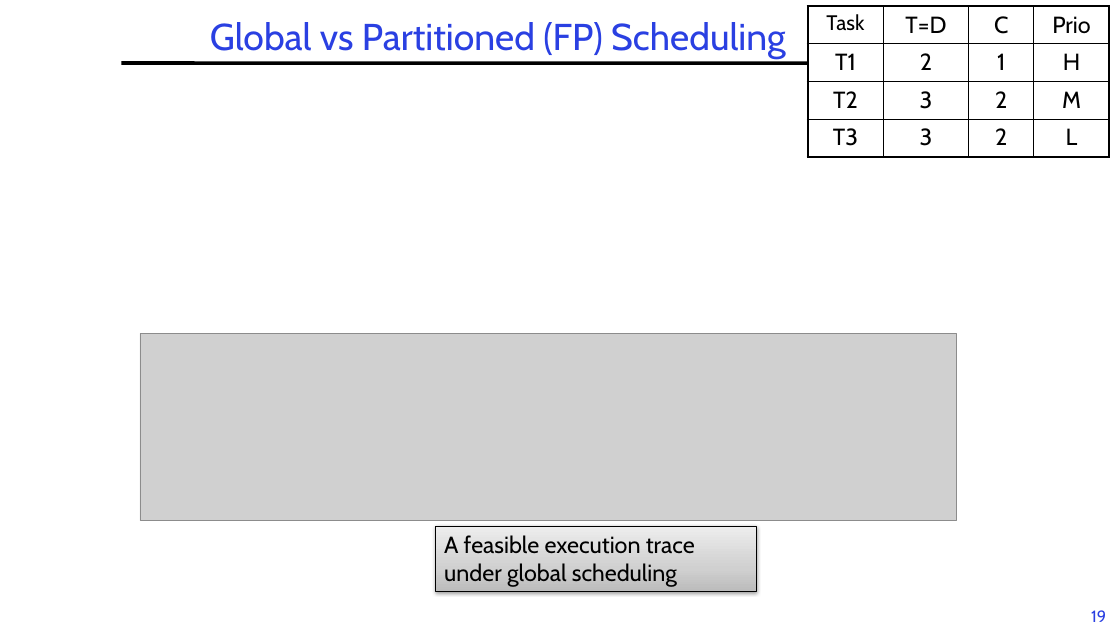
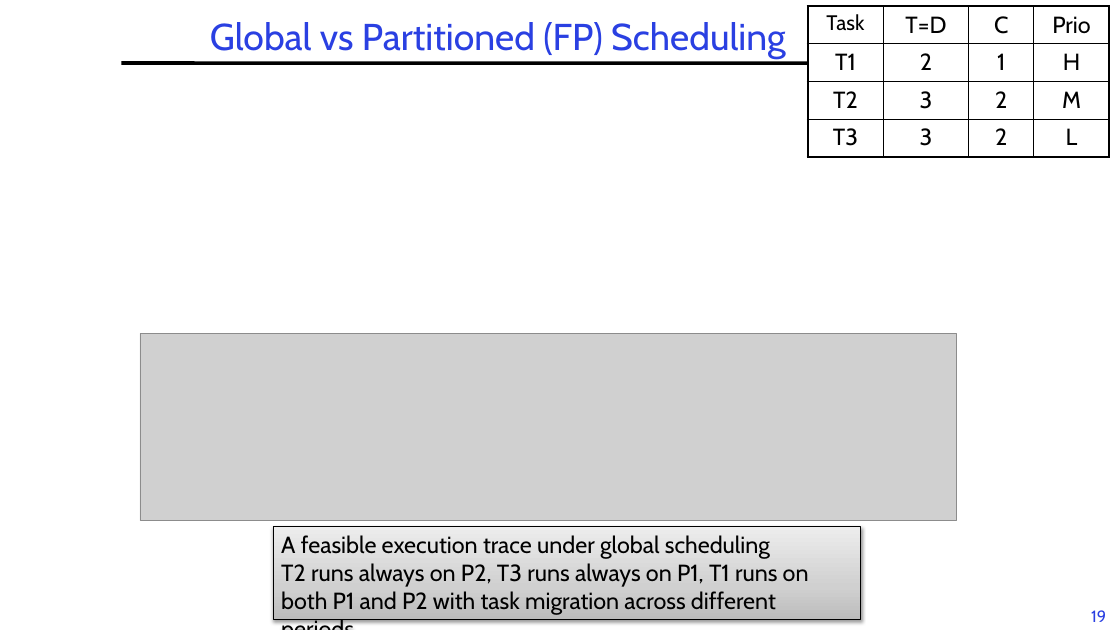
Before and after one commit to guhofstra/CSC256Fa25, a slide deck: slide 19 of PPTs/L6-RTScheduling II.pptx. Drawn at 1120x630 pixels with LibreOffice and Linux fonts; fonts in the diff are those of the drawing; grey boxes stand for pictures. Boxes give left, top, right and bottom in pixels: in the first picture for what was removed or moved away, otherwise in the second. Text is boxed around its words. In the diff, an @@ line names an element or a change of style, - is before the commit and + after.

```diff
--- a/PPTs/L6-RTScheduling II.pptx
+++ b/PPTs/L6-RTScheduling II.pptx
@@ rectangle "A feasible execution trace under ...": place and size @@
-rectangle "A feasible execution trace under ..." at box(436, 526, 756, 591)
+rectangle "A feasible execution trace under ..." at box(273, 526, 861, 619)
@@ text in rectangle at box(281, 563, 809, 615): paragraph added @@
+T2 runs always on P2, T3 runs always on P1, T1 runs on both P1 and P2 with task migration across different periods
```
Also in this commit, not shown: 9 other slides changed, 4 other files.
